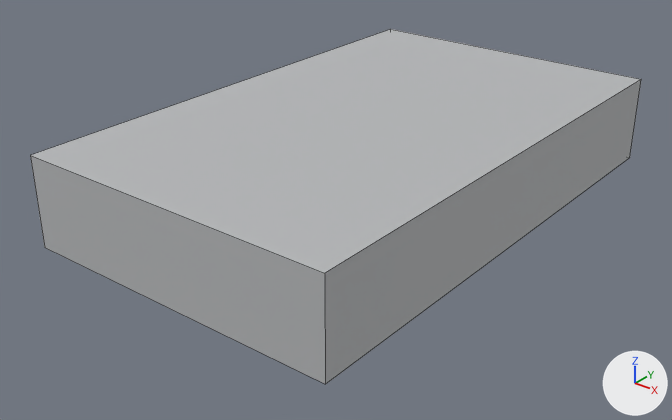
The OBJ model assets/models/equipment/srw_sr26_reactor/LOD1/srw_plasma_ctl.obj, before and after one commit.
Both versions are drawn from a 50 mm camera at (1.037, -1.398, -0.259) aimed at (0.05, -0.164, -1.023). Lighting does not change. The marker at lower right points along +X, +Y and +Z. The first picture is the older version. Mesh edges are drawn as thin lines. Where no turn or scale is listed for an object, it has been applied to the vertices. Vertices at exactly the same position are counted once.

Before the edit, the objects in view are built like this:
```python
me_srw_plasma_ctl = bpy.data.meshes.new('srw_plasma_ctl')
me_srw_plasma_ctl.from_pydata(...)  # a box spanning x -0.335..0.335, y -0.545..0.545, z -1.073..-0.889
me_srw_plasma_ctl.materials.append(mat_eq_metal_panel)  # grey #b6b8ba
ob_srw_plasma_ctl = bpy.data.objects.new('srw_plasma_ctl', me_srw_plasma_ctl)
ob_srw_plasma_ctl.location = (0.0, 0.0, 0.0)
```
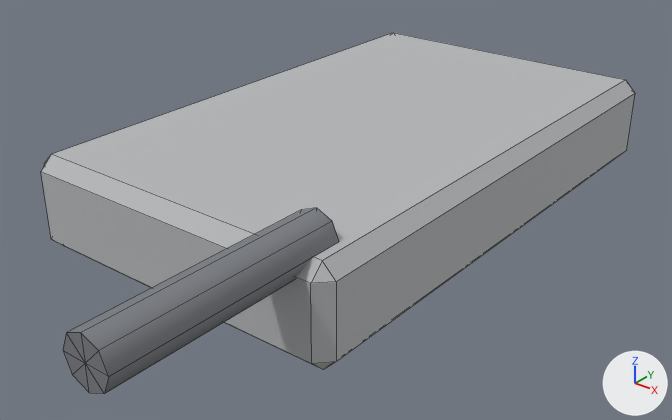
The change, as a list of edits to the scene's bpy script:
```text
Add mat_eq_metal_band:
    mat_eq_metal_band = principled_material('eq_metal_band')
    mat_eq_metal_band.base_color = (0.2, 0.21, 0.23)  # grey #7c7e84
    mat_eq_metal_band.roughness = 0.717
Add mat_eq_status_amber:
    mat_eq_status_amber = principled_material('eq_status_amber')
    mat_eq_status_amber.base_color = (0.95, 0.62, 0.15)  # orange #f9ce6c
    mat_eq_status_amber.roughness = 0.827
Change me_srw_plasma_ctl:
    used by ob_srw_plasma_ctl; location = (0.0, 0.0, 0.0)
    remove me_srw_plasma_ctl.from_pydata(...)  # 8 vertices, 6 faces; spans x -0.335..0.335, y -0.545..0.545, z -1.073..-0.889
    add me_srw_plasma_ctl.from_pydata(...)  # 50 vertices, 56 faces; spans x -0.335..0.335, y -0.88..0.545, z -1.08..-0.847
    me_srw_plasma_ctl part 1: the whole mesh is rebuilt
    add me_srw_plasma_ctl.materials.append(mat_eq_metal_band)  # grey #7c7e84
    add me_srw_plasma_ctl.materials.append(mat_eq_status_amber)  # orange #f9ce6c
```

Location of each change, [x1, y1, x2, y2] in pixels of the pictures (672 x 420 px):
'srw_plasma_ctl', reshaped: before [30, 29, 641, 384]; after [41, 33, 635, 394]
